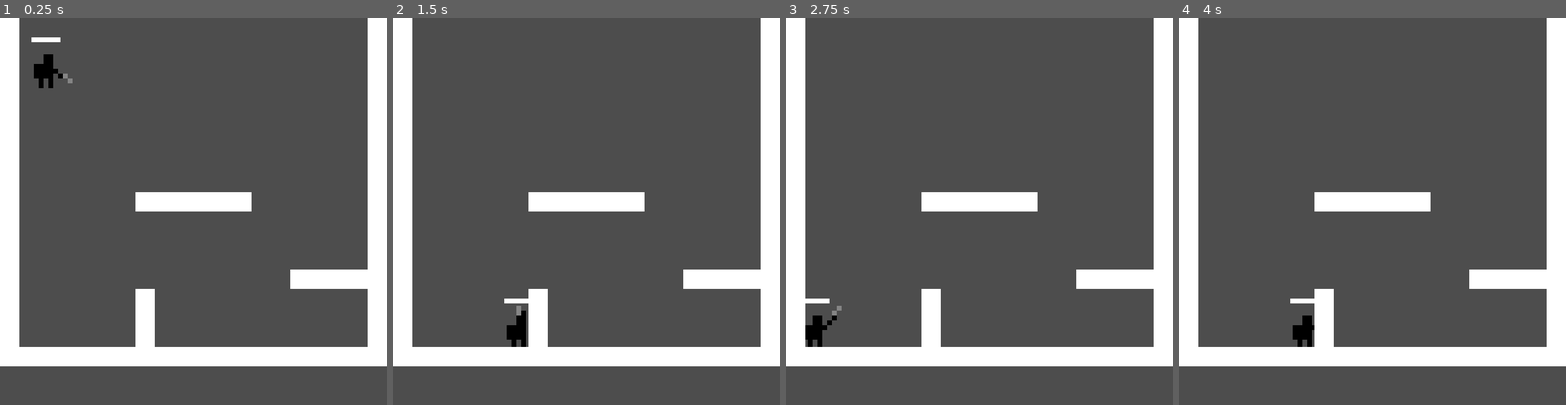
Above: before the commit, frames 1-4 (left to right).
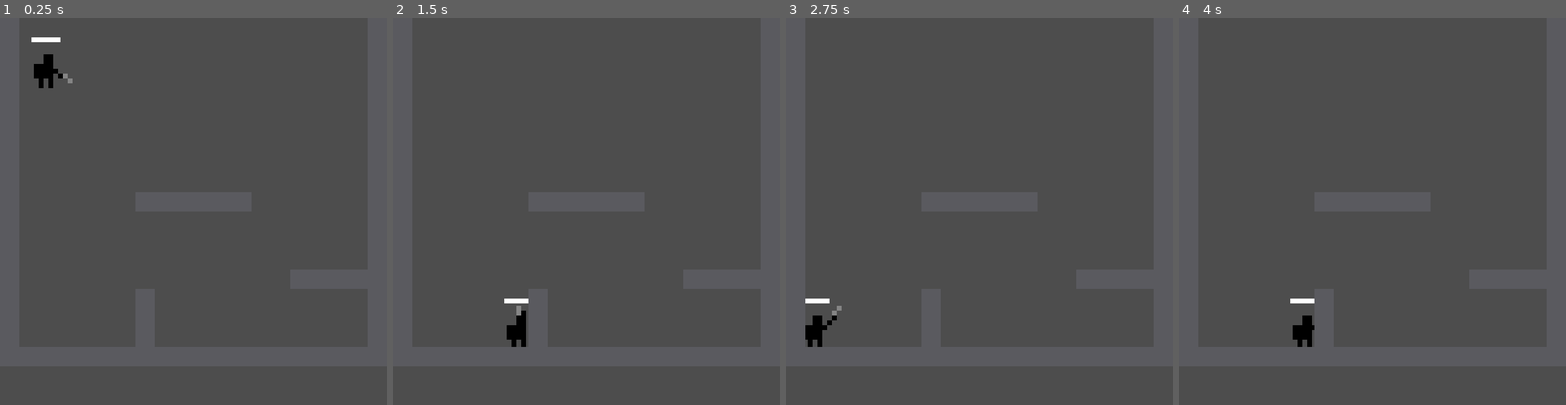
Above: after the commit, the same moments.

Repository: the-alex-g/goblin_guns
Game: Godot game, scene res://main/main.tscn
Same seed, same stepped clock (60 frames per second), same inputs: the game is played once before the commit and once after it.
Inputs (mouse positions are in pixels of both pictures, inside the frame that each line leads up to):
- Up to frame 1 (0.25 s): no input
- Up to frame 2 (1.5 s): move the mouse to (671, 192) at 0.52 s; hold D (right) from 0.53 s (still down); move the mouse to (509, 230) at 1.27 s
- Up to frame 3 (2.75 s): tap Enter at 2 s; move the mouse to (1018, 126) at 2.02 s; release D (right) at 2.03 s; hold A (left) from 2.03 s (still down)
- Up to frame 4 (4 s): move the mouse to (1353, 288) at 2.77 s; release A (left) at 2.78 s; hold D (right) from 2.78 s (still down); move the mouse to (1488, 269) at 3.52 s

The runs differ from the first frame. In frame 1, 17% of the frame differs, in the area x 0-100%, y 0-90%; in frame 2, 17%; in frame 3, 17%; in frame 4, 17%.

Commit message:
Add very simple weapon textures

Diff:
--- a/project/grenades/frag_grenade.tscn
+++ b/project/grenades/frag_grenade.tscn
@@ -1,9 +1,10 @@
 [gd_scene format=3 uid="uid://2hib2prnckei"]
 
 [ext_resource type="Script" uid="uid://bdm2hswka08fo" path="res://grenades/frag_grenade.gd" id="1_0qko2"]
+[ext_resource type="Texture2D" uid="uid://d05vb4go2ppwp" path="res://grenades/grenade.png" id="2_rpyfc"]
 
 [sub_resource type="PhysicsMaterial" id="PhysicsMaterial_g1dw6"]
-rough = true
+friction = 0.1
 bounce = 0.5
 
 [sub_resource type="CircleShape2D" id="CircleShape2D_saui7"]
@@ -13,14 +14,19 @@
 collision_layer = 4
 collision_mask = 3
 physics_material_override = SubResource("PhysicsMaterial_g1dw6")
+lock_rotation = true
 script = ExtResource("1_0qko2")
-
-[node name="CollisionShape2D" type="CollisionShape2D" parent="." unique_id=867441195]
-shape = SubResource("CircleShape2D_saui7")
 
 [node name="Timer" type="Timer" parent="." unique_id=974422368]
 wait_time = 2.0
 one_shot = true
 autostart = true
 
+[node name="Sprite2D" type="Sprite2D" parent="." unique_id=641710903]
+texture_filter = 1
+texture = ExtResource("2_rpyfc")
+
+[node name="CollisionShape2D" type="CollisionShape2D" parent="." unique_id=867441195]
+shape = SubResource("CircleShape2D_saui7")
+
 [connection signal="timeout" from="Timer" to="." method="_on_timer_timeout"]
--- a/project/main/main.tscn
+++ b/project/main/main.tscn
@@ -20,5 +20,6 @@
 position = Vector2(19, 12)
 
 [node name="TileMapLayer" type="TileMapLayer" parent="." unique_id=515293565]
+self_modulate = Color(0.3529412, 0.3529412, 0.37254903, 1)
 tile_map_data = PackedByteArray("AAAAAAAAAAAAAAAAAAAAAAUAAAAAAAAAAAAAAAEAAAAAAAAAAAAAAAIAAAAAAAAAAAAAAAMAAAAAAAAAAAAAAA …(992 unchanged characters)…
 tile_set = SubResource("TileSet_saui7")
--- a/project/projectiles/bullet.tscn
+++ b/project/projectiles/bullet.tscn
@@ -1,6 +1,7 @@
 [gd_scene format=3 uid="uid://dg31fvtvi5r2x"]
 
 [ext_resource type="Script" uid="uid://doeqq41esdv2l" path="res://projectiles/bullet.gd" id="1_a3dlt"]
+[ext_resource type="Texture2D" uid="uid://dlomd3e2fl0aw" path="res://projectiles/projectile.png" id="2_4ambd"]
 
 [sub_resource type="RectangleShape2D" id="RectangleShape2D_saui7"]
 size = Vector2(2, 2)
@@ -10,6 +11,9 @@
 collision_mask = 3
 script = ExtResource("1_a3dlt")
 
+[node name="Sprite2D" type="Sprite2D" parent="." unique_id=1350995410]
+texture = ExtResource("2_4ambd")
+
 [node name="CollisionShape2D" type="CollisionShape2D" parent="." unique_id=683224330]
 shape = SubResource("RectangleShape2D_saui7")
 
--- a/project/projectiles/fragment.tscn
+++ b/project/projectiles/fragment.tscn
@@ -1,6 +1,7 @@
 [gd_scene format=3 uid="uid://lb3otqt5q07p"]
 
 [ext_resource type="Script" uid="uid://dghqt2ycs3amf" path="res://projectiles/fragment.gd" id="1_1ak3v"]
+[ext_resource type="Texture2D" uid="uid://dlomd3e2fl0aw" path="res://projectiles/projectile.png" id="2_h2h75"]
 
 [sub_resource type="RectangleShape2D" id="RectangleShape2D_saui7"]
 size = Vector2(2, 2)
@@ -8,6 +9,9 @@
 [node name="Fragment" type="Node2D" unique_id=957996210]
 script = ExtResource("1_1ak3v")
 cast_distance = 4.0
+
+[node name="Sprite2D" type="Sprite2D" parent="." unique_id=1634922881]
+texture = ExtResource("2_h2h75")
 
 [node name="HitArea" type="Area2D" parent="." unique_id=1681541033]
 collision_layer = 4
Binary file added: project/grenades/grenade.png
Not shown, added: project/grenades/grenade.png.import
Binary file added: project/projectiles/projectile.png
Not shown, added: project/projectiles/projectile.png.import
